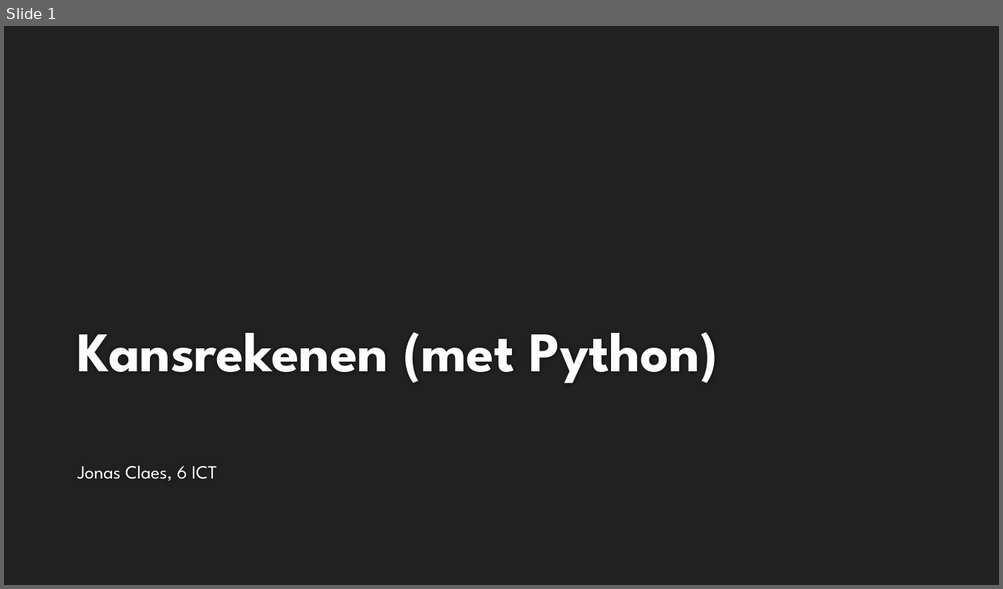
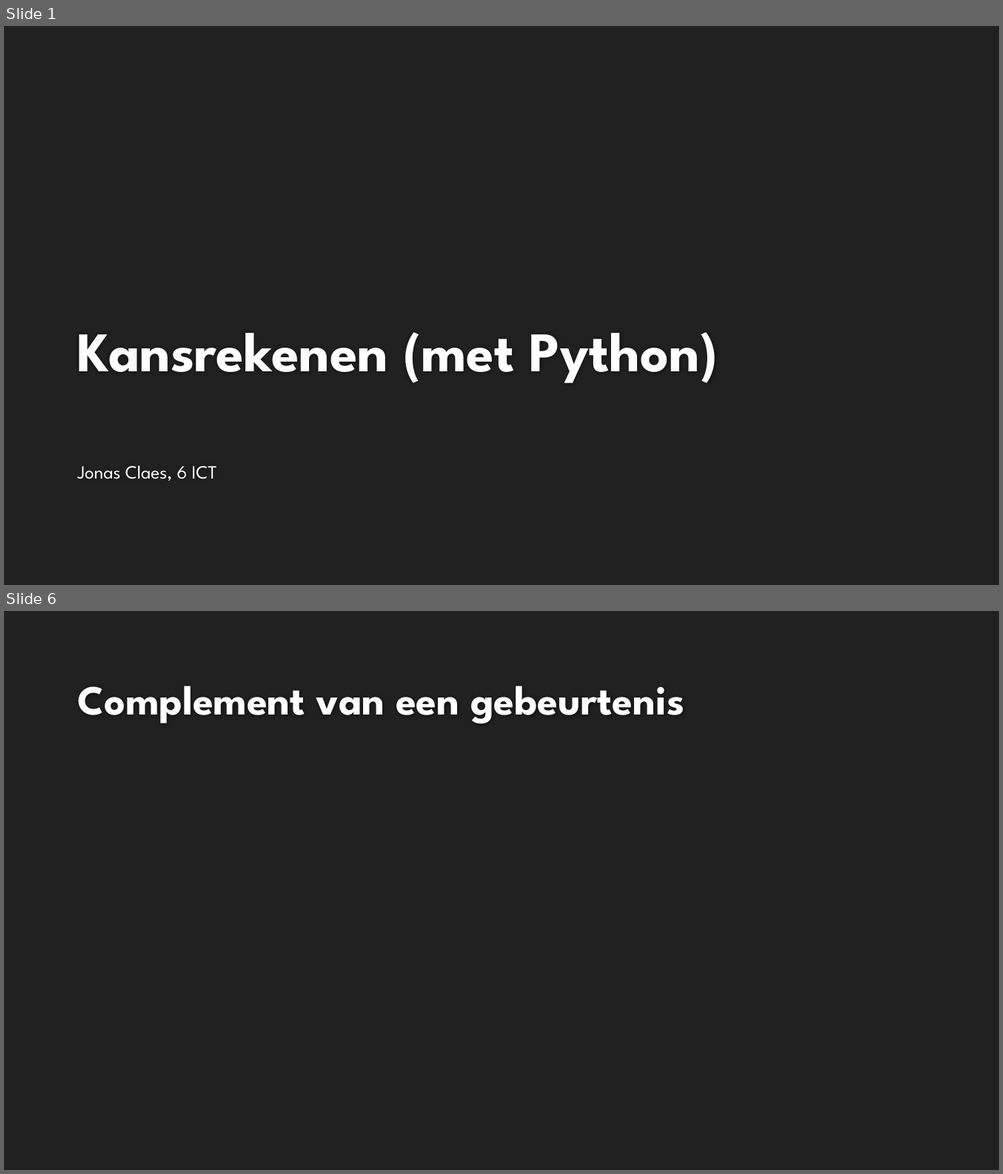
Before and after one commit to jonasclaes/Kansrekenen_met_Python, a slide deck: Kansrekenen (met Python).pptx. Shown one above the other, each under a label of ours: slide 1 before the commit, slides 1 and 6 after it; the slides between them are not shown. The pictures are 1003x589 and 1003x1174 pixels, drawn with LibreOffice and Linux fonts; fonts in the diff are those of the drawing; grey boxes stand for pictures; background and template pictures are left out. Boxes give left, top, right and bottom in pixels: in the first picture for what was removed or moved away, otherwise in the second. Text is boxed around its words. In the diff, an @@ line names an element or a change of style, - is before the commit and + after.

```diff
--- a/Kansrekenen (met Python).pptx
+++ b/Kansrekenen (met Python).pptx
@@ slide 6 added at [4,611,999,1170], background #212121 @@
@@ title added at [77,686,684,724], 40 pt, text #FEFEFE, bold @@
+Complement van een gebeurtenis
```
Also in this commit, not shown: 2 slides changed, 5 other slides added.
